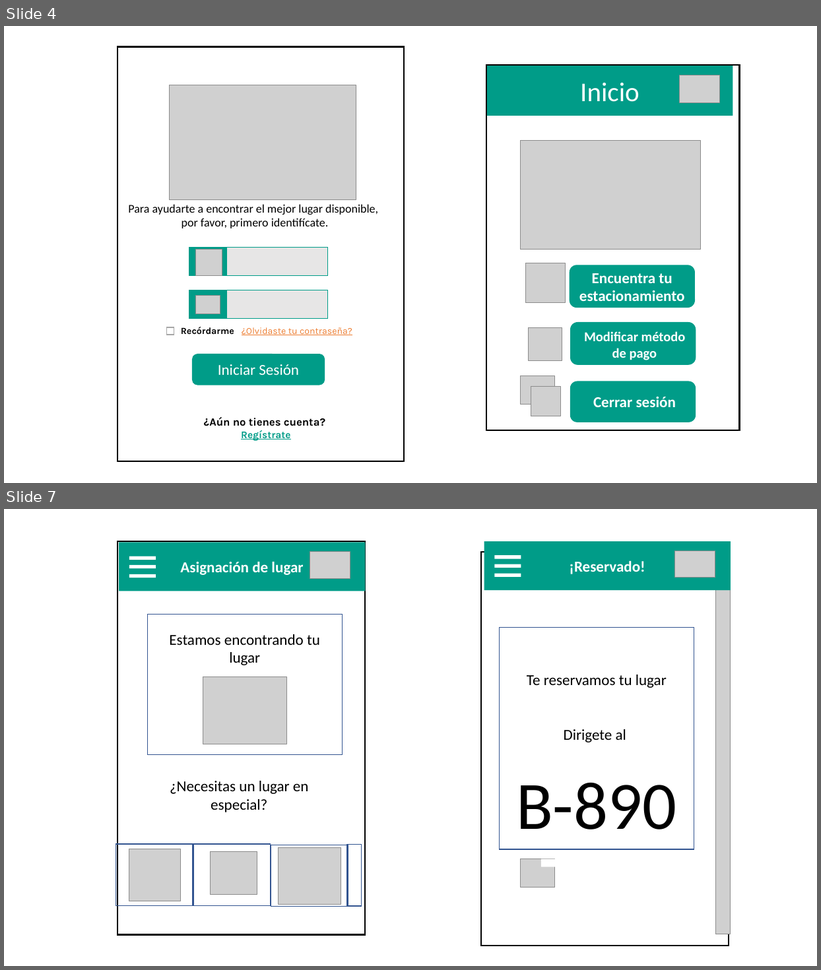
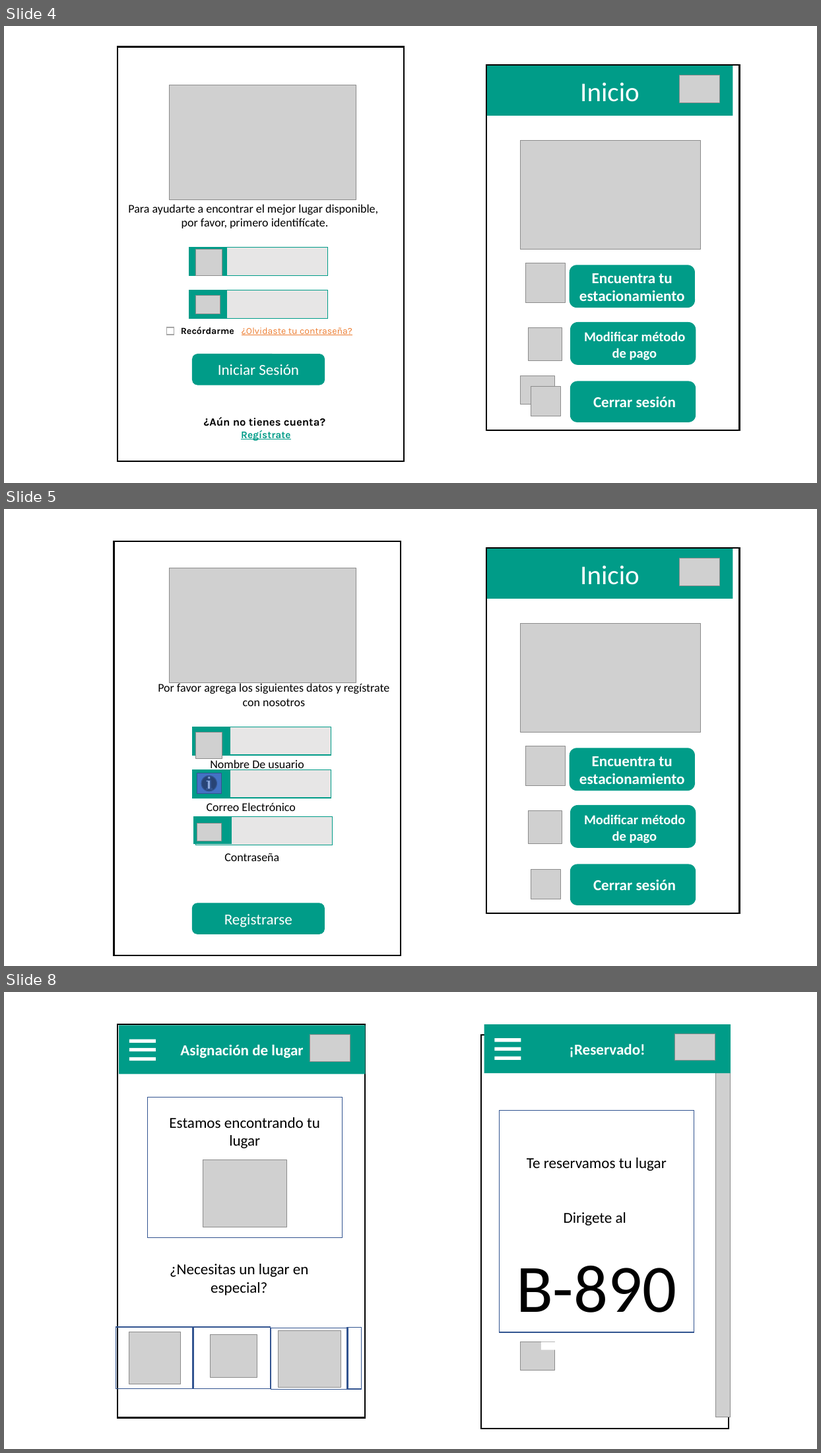
Before and after one commit to ajbeem/iotserver, a slide deck: documentation/MapaNavegacion.pptm. Shown one above the other, each under a label of ours: slides 4 and 7 before the commit, slides 4, 5 and 8 after it; the slides between them are not shown. The pictures are 821x970 and 821x1453 pixels, drawn with LibreOffice and Linux fonts; fonts in the diff are those of the drawing; grey boxes stand for pictures. Boxes give left, top, right and bottom in pixels: in the first picture for what was removed or moved away, otherwise in the second. Text is boxed around its words. In the diff, an @@ line names an element or a change of style, - is before the commit and + after.

```diff
--- a/documentation/MapaNavegacion.pptm
+++ b/documentation/MapaNavegacion.pptm
@@ slide 5 added at [4, 509, 817, 966], background #FFFFFF @@
@@ rectangle added at [114, 541, 401, 956], fill #FFFFFF, outline #000000 1.75 pt @@
@@ group added at [486, 548, 740, 914]: 5 pictures, 3 rounded rectangles, 2 rectangles @@
+Encuentra tu estacionamiento
+Modificar método
+de pago
+Cerrar sesión
+Inicio
@@ picture added at [169, 568, 356, 683] @@
@@ group added at [158, 683, 390, 934]: 4 rectangles, 1 rounded rectangle, 1 text @@
+Registrarse
+Por favor agrega los siguientes datos y regístrate con nosotros
@@ picture added at [196, 732, 222, 758] @@
@@ text added at [210, 758, 304, 772], 14 pt, text #000000 @@
+Nombre De usuario
@@ action button information added at [197, 774, 221, 795], fill #4472C4, outline #325491 1 pt @@
@@ text added at [207, 803, 295, 811], 14 pt, text #000000 @@
+Correo Electrónico
@@ rectangle added at [194, 817, 232, 844], fill #009C88, outline #009C88 1 pt @@
@@ rectangle added at [196, 817, 333, 845], fill #E7E6E6, outline #009C88 1 pt @@
@@ picture added at [197, 823, 221, 842] @@
@@ text added at [224, 854, 279, 861], 14 pt, text #000000 @@
+Contraseña
@@ what was slide 7 is now slide 8 @@
```
Also in this commit, not shown: 3 slides changed.
